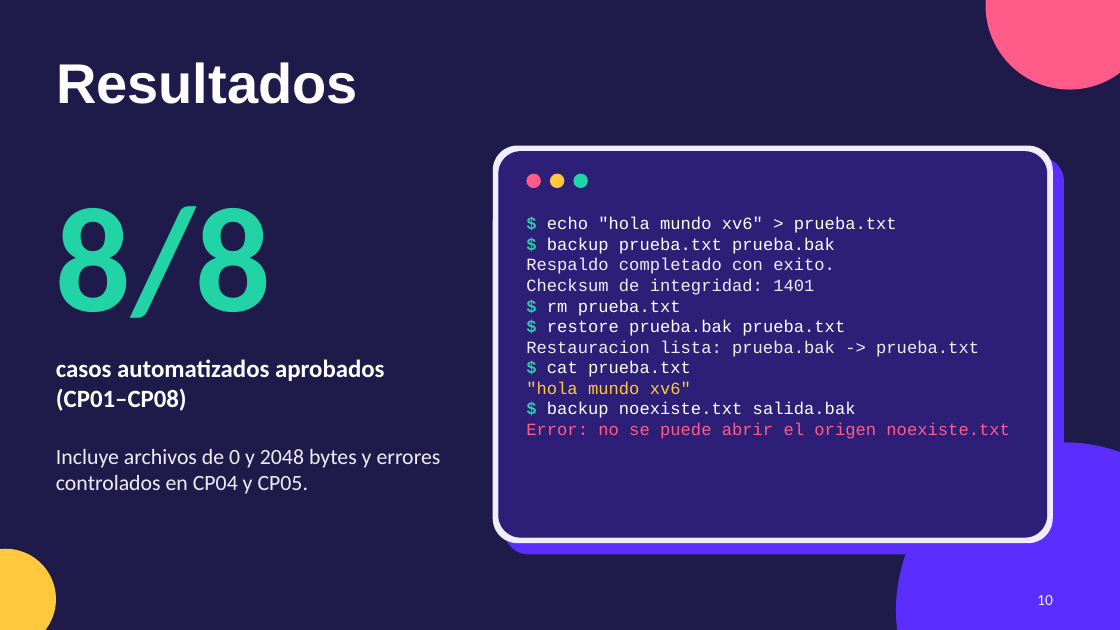
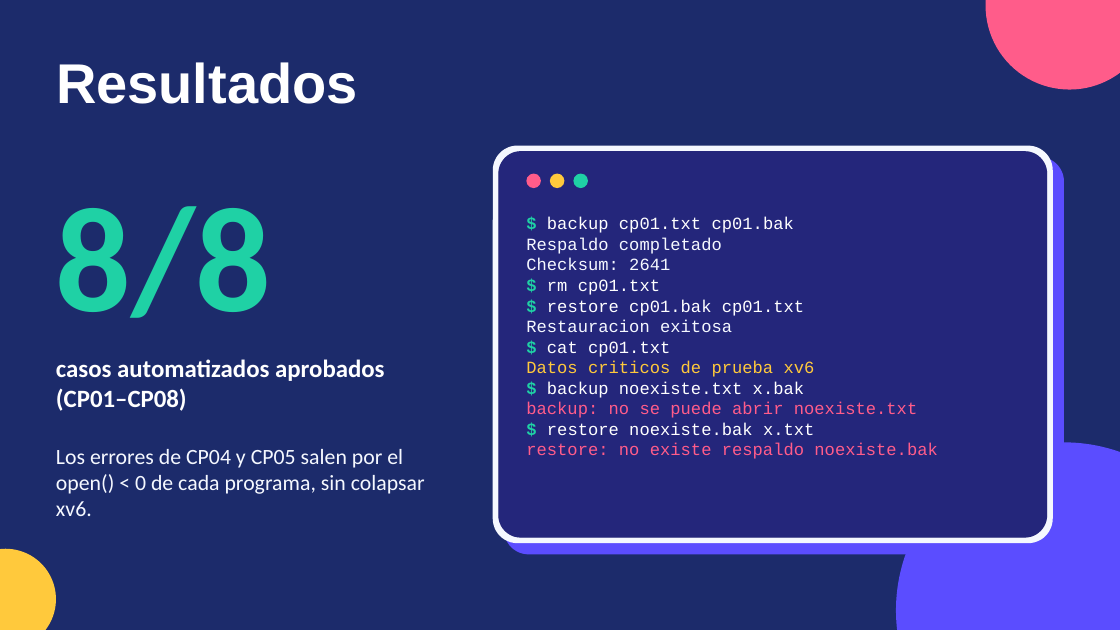
Before and after one commit to jhonatancarrillo/xv6-trabajoFinal, a slide deck: slide 14 of documentacion/restauracion_xv6_canva.pptx (slide 10 before the commit). Drawn at 1120x630 pixels with LibreOffice and Linux fonts; fonts in the diff are those of the drawing. Boxes give left, top, right and bottom in pixels: in the first picture for what was removed or moved away, otherwise in the second. Text is boxed around its words. In the diff, an @@ line names an element or a change of style, - is before the commit and + after.

```diff
--- a/documentacion/restauracion_xv6_canva.pptx
+++ b/documentacion/restauracion_xv6_canva.pptx
@@ background #1E1B4B to #1C2B6B @@
@@ rounded rectangle at <box>493,146,1053,543</box>: fill #F1EDFF to #F5F8FF @@
@@ text "8/8" at <box>56,206,271,318</box>: text colour #22D3A6 to #1FD1A5 @@
@@ rounded rectangle at <box>498,151,1047,538</box>: fill #1E1B4B to #121A4F @@
@@ rounded rectangle at <box>498,151,1047,538</box>: fill #5B2EFF at 25% opacity to #5B4DFF at 25% opacity @@
@@ rounded rectangle at <box>504,157,1064,554</box>: fill #5B2EFF to #5B4DFF @@
@@ text at <box>526,217,937,459</box>: text changed @@
-$ echo "hola mundo xv6" > prueba.txt
-$ backup prueba.txt prueba.bak
-Respaldo completado con exito.
-Checksum de integridad: 1401
-$ rm prueba.txt
-$ restore prueba.bak prueba.txt
-Restauracion lista: prueba.bak -> prueba.txt
-$ cat prueba.txt
-"hola mundo xv6"
-$ backup noexiste.txt salida.bak
-Error: no se puede abrir el origen noexiste.txt
+$ backup cp01.txt cp01.bak
+Respaldo completado
+Checksum: 2641
+$ rm cp01.txt
+$ restore cp01.bak cp01.txt
+Restauracion exitosa
+$ cat cp01.txt
+Datos criticos de prueba xv6
+$ backup noexiste.txt x.bak
+backup: no se puede abrir noexiste.txt
+$ restore noexiste.bak x.txt
+restore: no existe respaldo noexiste.bak
@@ text at <box>56,449,425,516</box>: text changed; text colour #F1EDFF to #F5F8FF @@
-Incluye archivos de 0 y 2048 bytes y errores controlados en CP04 y CP05.
+Los errores de CP04 y CP05 salen por el open() < 0 de cada programa, sin colapsar xv6.
@@ ellipse at <box>896,442,1120,630</box>: fill #5B2EFF to #5B4DFF @@
@@ ellipse at <box>0,549,56,630</box>: fill #FFC83D to #FFC93C @@
@@ page number removed at <box>1037,595,1053,605</box> @@
-10
```
Also in this commit, not shown: 12 other slides changed, 6 slides added, 1 slide removed.
